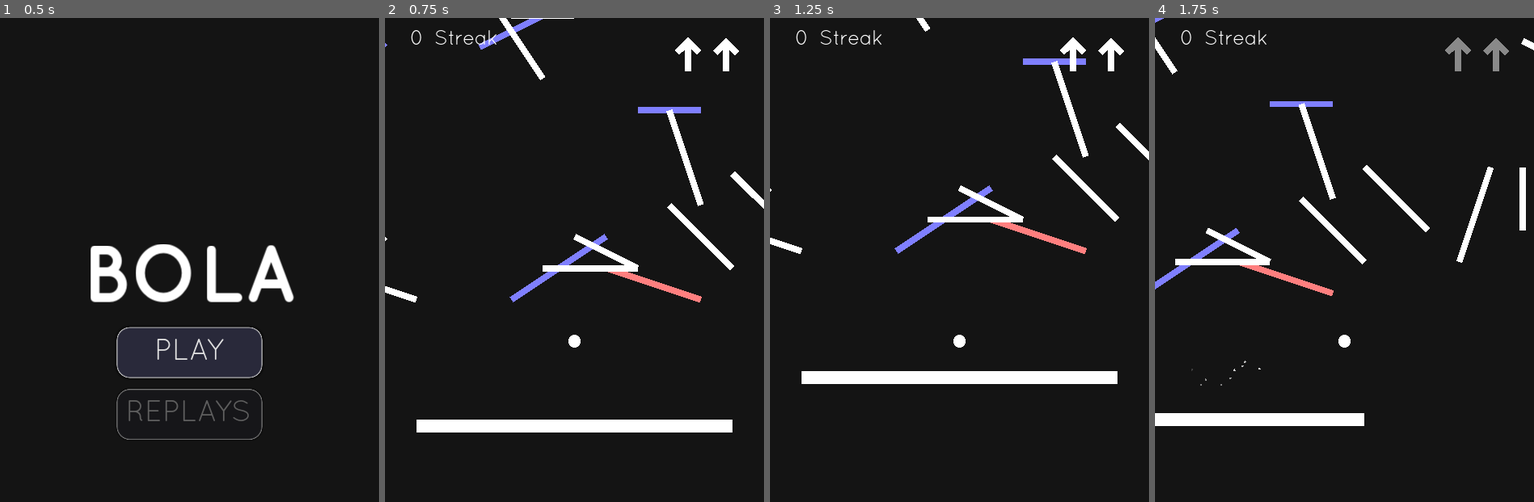
Above: before the commit, frames 1-4 (left to right).
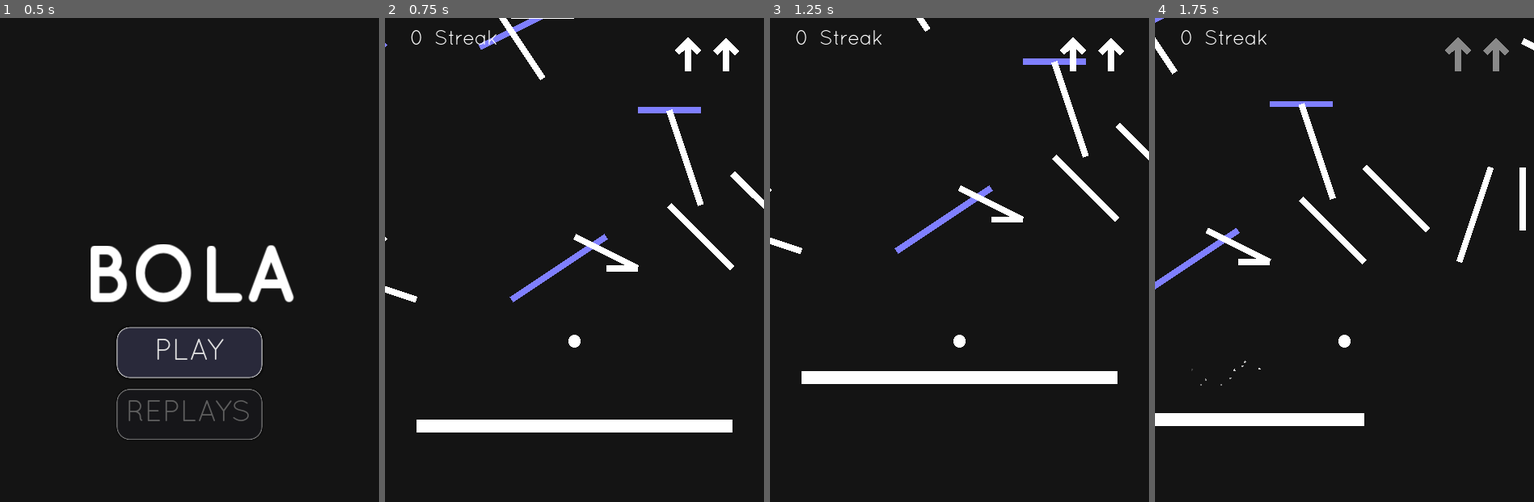
Above: after the commit, the same moments.

Repository: manglemix/Bola
Game: Godot game, scene res://levels/main_menu.tscn
Two runs of this game, one before a commit and one after it. Both use one fixed random seed, a clock stepped at 60 frames per second and the inputs below.
Inputs (mouse positions are in pixels of both pictures, inside the frame that each line leads up to):
- Up to frame 1 (0.5 s): no input
- Up to frame 2 (0.75 s): click "PLAY" at 0.5 s
- Up to frame 3 (1.25 s): no input
- Up to frame 4 (1.75 s): move the mouse to (1427, 308) at 1.27 s; click (1427, 308) at 1.42 s; click (1427, 308) at 1.52 s

Frame 1 is identical in both runs. In frame 2, 0.5% of the frame differs, in the area x 41-84%, y 51-59%; in frame 3, 0.5%; in frame 4, 0.5%.

Commit message:
improved level generation

Diff:
--- a/autoloads/replays.gd
+++ b/autoloads/replays.gd
@@ -94,6 +94,7 @@
 	GameState.current_seed = replay.level_seed
 	logs = replay.logs
 	GameState.tmp_seed = true
+	# warning-ignore:return_value_discarded
 	get_tree().change_scene("res://levels/replay.tscn")
 	return true
 
--- a/barriers/random_barrier_grid.gd
+++ b/barriers/random_barrier_grid.gd
@@ -56,24 +56,30 @@
 				round(_rng.randf_range(-max_barrier_steps_bounds, max_barrier_steps_bounds))
 			) * grid_step
 
-		if is_point_between_array(origin, barrier_points) and is_point_between_array(extents, barrier_points):
+		extents += origin
+		var origin_result := is_point_between_array(origin, barrier_points)
+		var extent_result := is_point_between_array(extents, barrier_points)
+
+		if origin_result[0] and extent_result[0]:
 			barrier.free()
 			continue
 
-#		if GameState.loading_from_disk and i in GameState.idx_to_skip:
-#			barrier.free()
-#			continue
+		if origin_result[0] != extent_result[0]:
+			if origin_result[0]:
+				if is_point_between(origin_result[1], origin, extents) or is_point_between(origin_result[2], origin, extents):
+					barrier.free()
+					continue
+			elif is_point_between(extent_result[1], origin, extents) or is_point_between(extent_result[2], origin, extents):
+				barrier.free()
+				continue
 
 		i += 1
-#		if barrier is RotatableBarrier:
-#			GameState.add_rotatable(barrier, i)
-
 		barrier_points.append([origin, extents])
 		var barrier_transform: Transform2D = Barrier.calculate_dimensions(
 			origin,
-			origin + extents
+			extents
 		)
-		var barrier_length := extents.length()
+		var barrier_length := origin.distance_to(extents)
 		barrier.dimensions = Vector2(barrier_length, barrier_thickness)
 		barrier.transform = barrier_transform
 
@@ -106,8 +112,8 @@
 	return true
 
 
-static func is_point_between_array(point: Vector2, array: Array) -> bool:
+static func is_point_between_array(point: Vector2, array: Array) -> Array:
 	for arr in array:
 		if is_point_between(point, arr[0], arr[1]):
-			return true
-	return false
+			return [true, arr[0], arr[1]]
+	return [false]
--- a/levels/main.tscn
+++ b/levels/main.tscn
@@ -1,11 +1,10 @@
-[gd_scene load_steps=13 format=2]
+[gd_scene load_steps=12 format=2]
 
 [ext_resource path="res://barriers/barrier.gd" type="Script" id=1]
 [ext_resource path="res://agents/player.tscn" type="PackedScene" id=2]
 [ext_resource path="res://Quicksand_Book.otf" type="DynamicFontData" id=3]
 [ext_resource path="res://levels/portal.tscn" type="PackedScene" id=4]
 [ext_resource path="res://ui/jump_icon.tscn" type="PackedScene" id=5]
-[ext_resource path="res://ui/back_button.tscn" type="PackedScene" id=6]
 
 [sub_resource type="GDScript" id=2]
 script/source = "extends RandomBarrierGrid
@@ -119,47 +118,33 @@
 margin_right = -20.0
 
 [node name="HBoxContainer2" type="HBoxContainer" parent="CanvasLayer/VBoxContainer"]
-margin_right = 242.0
+margin_right = 138.0
 margin_bottom = 30.0
 
-[node name="Control" type="Control" parent="CanvasLayer/VBoxContainer/HBoxContainer2"]
-margin_right = 100.0
-margin_bottom = 30.0
-rect_min_size = Vector2( 100, 0 )
-
-[node name="BackButton" parent="CanvasLayer/VBoxContainer/HBoxContainer2/Control" instance=ExtResource( 6 )]
-margin_left = 86.0
-margin_top = 66.0
-margin_right = 186.0
-margin_bottom = 166.0
-rect_rotation = 180.0
-rect_scale = Vector2( 0.75, 0.75 )
-
 [node name="Label" type="Label" parent="CanvasLayer/VBoxContainer/HBoxContainer2"]
-margin_left = 104.0
-margin_right = 127.0
+margin_right = 23.0
 margin_bottom = 30.0
 theme = SubResource( 5 )
 text = "0"
 script = SubResource( 3 )
 
 [node name="Label2" type="Label" parent="CanvasLayer/VBoxContainer/HBoxContainer2"]
-margin_left = 131.0
-margin_right = 242.0
+margin_left = 27.0
+margin_right = 138.0
 margin_bottom = 30.0
 theme = SubResource( 5 )
 text = " Streak"
 
 [node name="HBoxContainer" type="HBoxContainer" parent="CanvasLayer/VBoxContainer"]
-margin_left = 246.0
+margin_left = 142.0
 margin_right = 540.0
 margin_bottom = 30.0
 size_flags_horizontal = 3
 alignment = 2
 
 [node name="Control" type="Control" parent="CanvasLayer/VBoxContainer/HBoxContainer"]
-margin_left = 294.0
-margin_right = 294.0
+margin_left = 398.0
+margin_right = 398.0
 margin_bottom = 30.0
 
 [node name="JumpIcon" parent="CanvasLayer/VBoxContainer/HBoxContainer/Control" instance=ExtResource( 5 )]
@@ -170,4 +155,3 @@
 
 [connection signal="jumping" from="Player" to="Player" method="_on_jumping"]
 [connection signal="landed" from="Player" to="Player" method="_on_landed"]
-[connection signal="tree_exited" from="CanvasLayer/VBoxContainer/HBoxContainer2/Control/BackButton" to="CanvasLayer/VBoxContainer/HBoxContainer2/Control" method="queue_free"]
